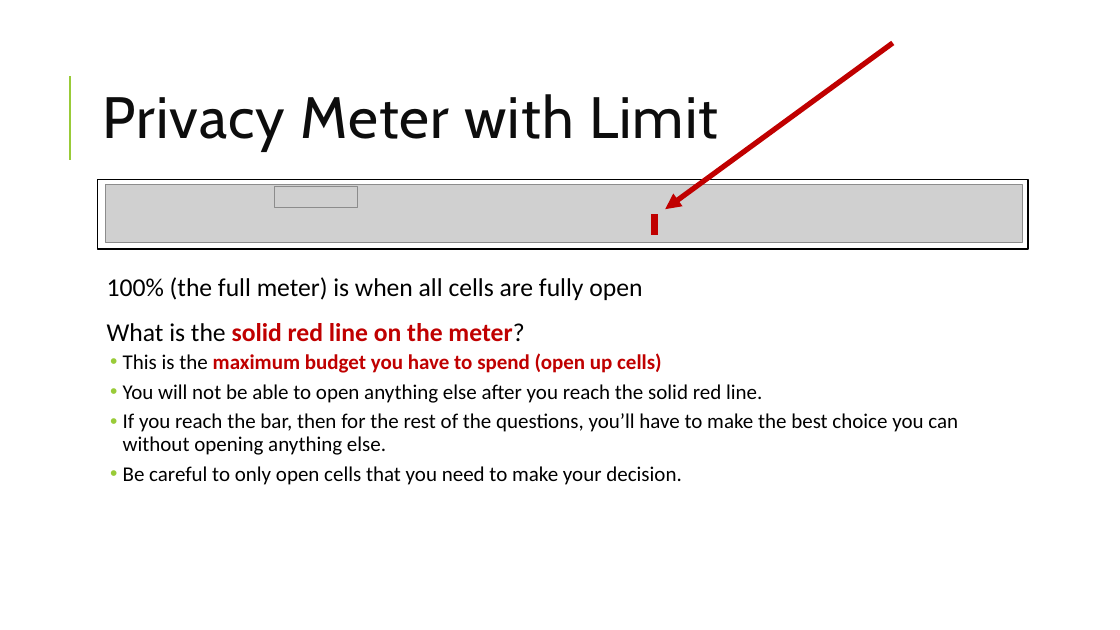
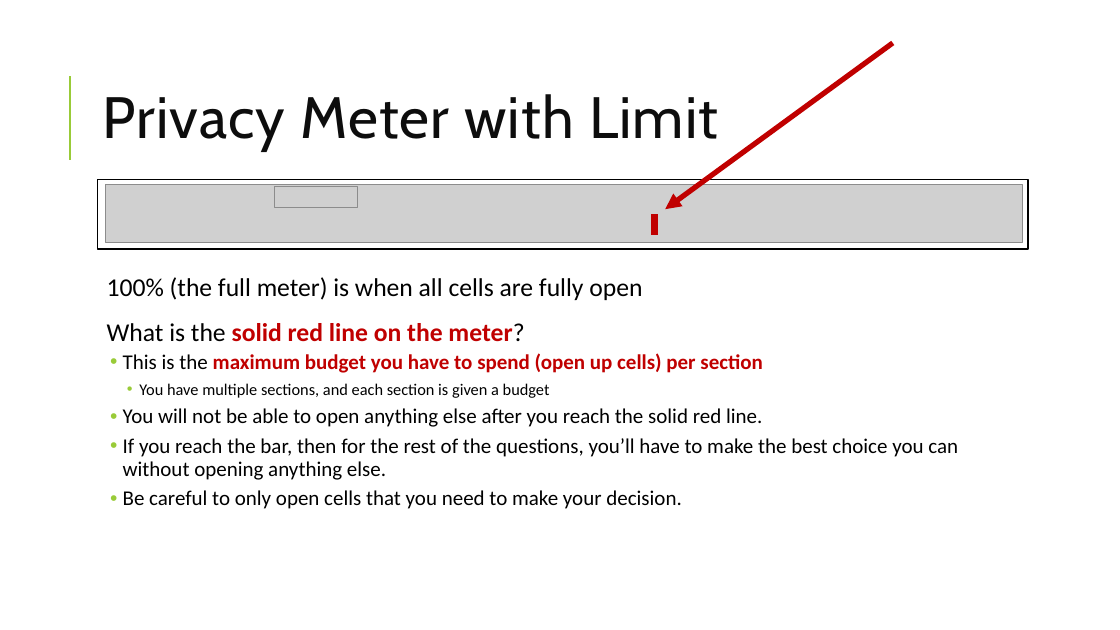
Before and after one commit to pinformatics/MINDFIRL-userstudy, a slide deck: slide 12 of ppirl-userstudy/static/images/tutorial/clickable/slides/instructions.pptx. Drawn at 1120x630 pixels with LibreOffice and Linux fonts; fonts in the diff are those of the drawing; grey boxes stand for pictures. Boxes give left, top, right and bottom in pixels: in the first picture for what was removed or moved away, otherwise in the second. Text is boxed around its words. In the diff, an @@ line names an element or a change of style, - is before the commit and + after.

Commit message:
slides tweaked to reflect section wise budgeting

```diff
--- a/ppirl-userstudy/static/images/tutorial/clickable/slides/instructions.pptx
+++ b/ppirl-userstudy/static/images/tutorial/clickable/slides/instructions.pptx
@@ text at (123,353,763,398): text changed; text colour #C00000 to #000000; bold off @@
-  • This is the maximum budget you have to spend (open up cells)
+  • This is the maximum budget you have to spend (open up cells) per section
+    • You have multiple sections, and each section is given a budget
```
Also in this commit, not shown: 1 other slide changed, 3 other files.
